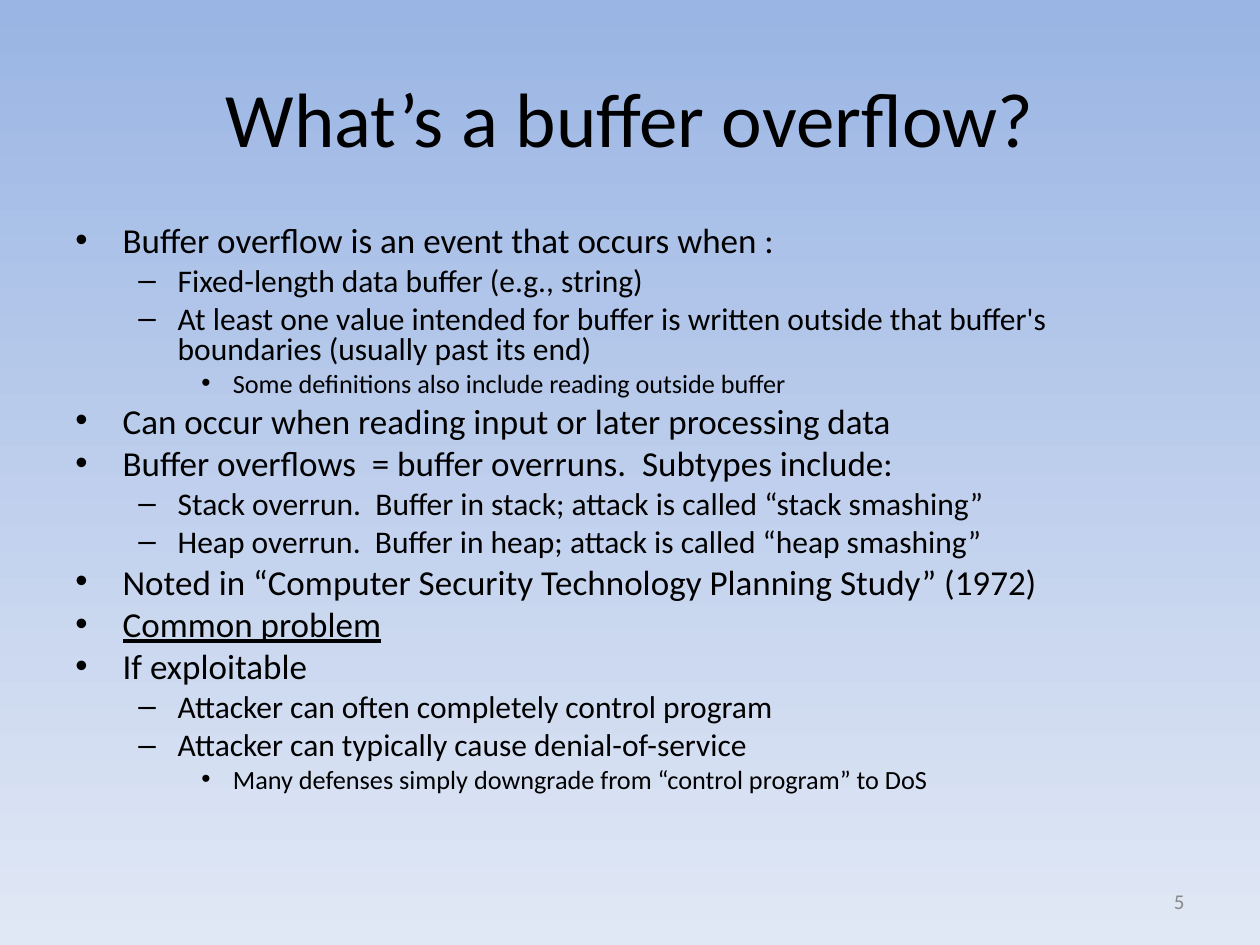
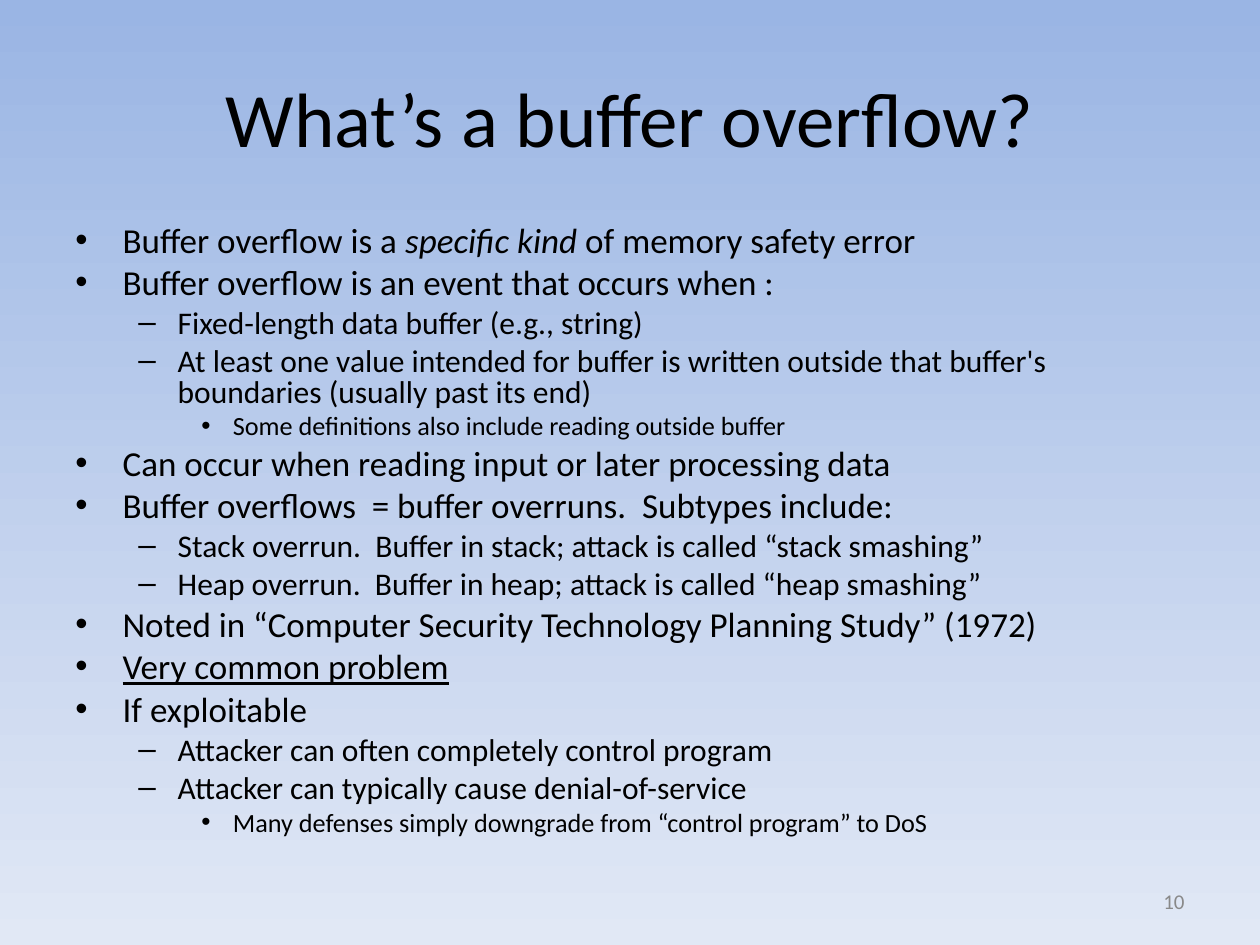
Before and after one commit to david-a-wheeler/david-a-wheeler.github.io, a slide deck: slide 10 of secure-class/presentations/Secure-Software-3-Buffer-Overflow.ppt (slide 5 before the commit). Drawn at 1260x945 pixels with LibreOffice and Linux fonts; fonts in the diff are those of the drawing. Boxes give left, top, right and bottom in pixels: in the first picture for what was removed or moved away, otherwise in the second. Text is boxed around its words. In the diff, an @@ line names an element or a change of style, - is before the commit and + after.

Commit message:
Update misc.html and buffer overflow slides

```diff
--- a/secure-class/presentations/Secure-Software-3-Buffer-Overflow.ppt
+++ b/secure-class/presentations/Secure-Software-3-Buffer-Overflow.ppt
@@ text at box(123, 228, 915, 259): paragraph added @@
+• Buffer overflow is a specific kind of memory safety error
@@ text at box(123, 654, 448, 685): text changed @@
-• Common problem
+• Very common problem
@@ page number at box(1163, 895, 1184, 909): text changed @@
-5
+10
```
Also in this commit, not shown: 6 other slides changed, 6 slides added, 1 other file.
